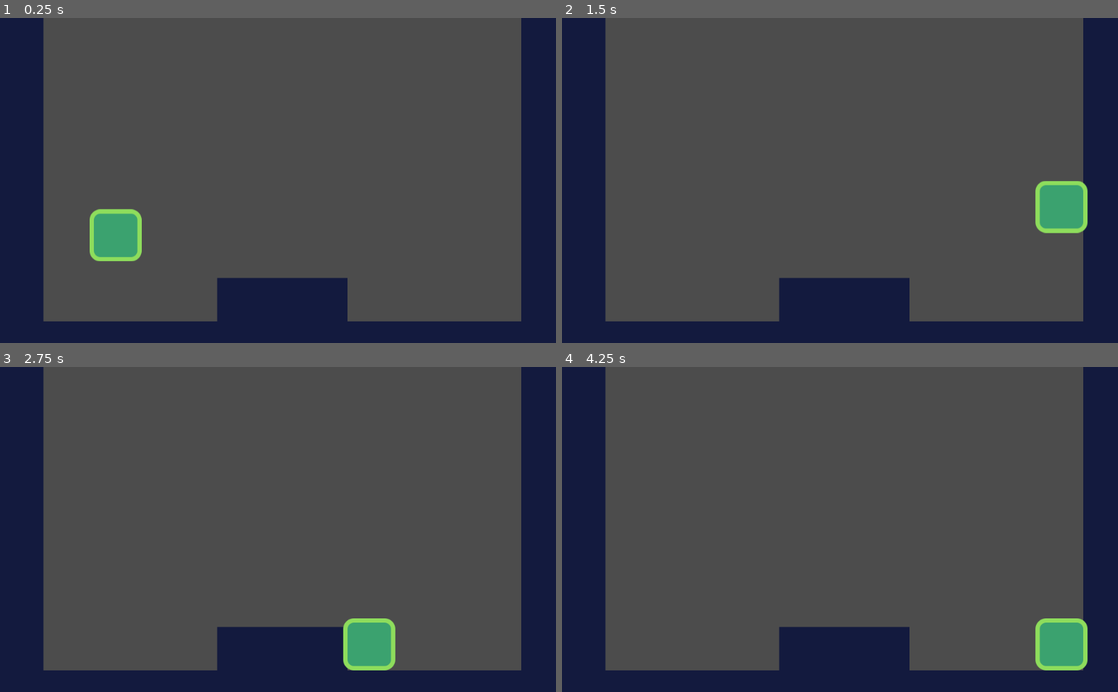
Above: before the commit, frames 1-4 (two rows, left to right).
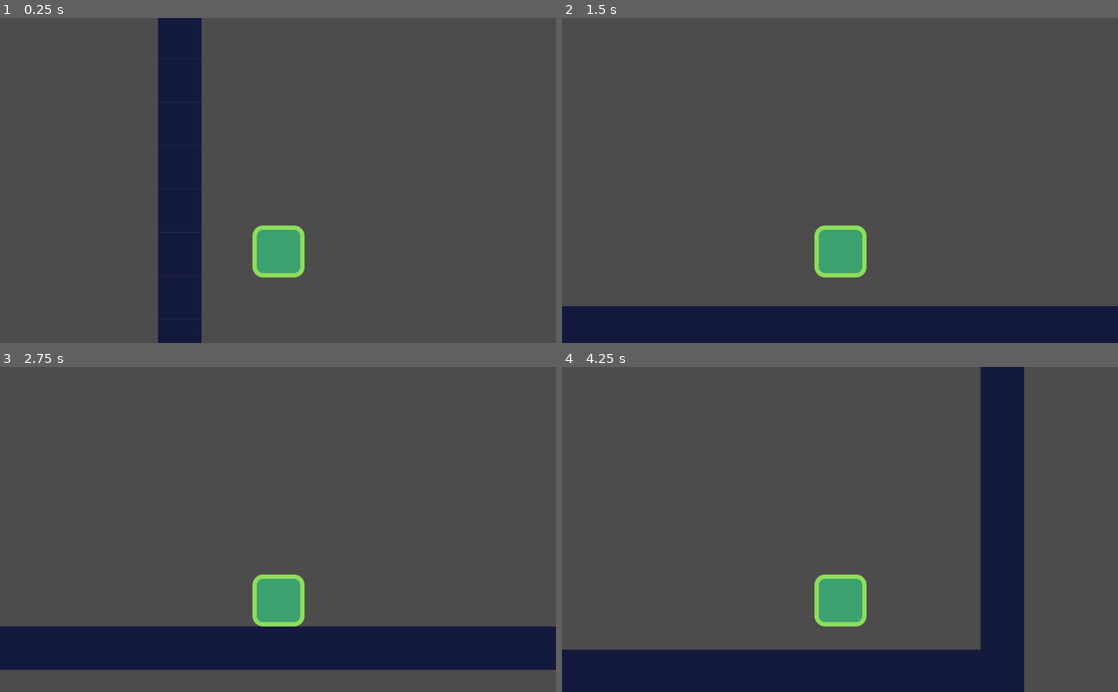
Above: after the commit, the same moments.

Repository: liester/godot-2d-platformer-tutorial
Game: Godot game, scene res://src/Levels/LevelTemplate.tscn
Two runs of this game, one before a commit and one after it. Both use one fixed random seed, a clock stepped at 60 frames per second and the inputs below.
Inputs:
- Up to frame 1 (0.25 s): no input
- Up to frame 2 (1.5 s): hold D (move_right) from 0.53 s (still down); tap W (jump) at 0.6, 0.77, 1.07, 1.35 s
- Up to frame 3 (2.75 s): tap W (jump) at 1.52, 1.82, 2.1 s; release D (move_right) at 2.03 s; hold A (move_left) from 2.03 s (still down)
- Up to frame 4 (4.25 s): tap Enter at 2.75 s; release A (move_left) at 2.78 s; hold D (move_right) from 2.78 s (still down); tap W (jump) at 2.85, 3.02, 3.32, 3.6, 3.77, 4.07 s

The runs differ from the first frame. In frame 1, 33% of the frame differs, in the area x 0-100%, y 0-100%; in frame 2, 20%; in frame 3, 28%; in frame 4, 28%.

Commit message:
Have the kill enemy and "bounce off" enemy completed
Comments on the video really helped when I was stuck

Diff:
--- a/platformer/src/Actors/Actor.gd
+++ b/platformer/src/Actors/Actor.gd
@@ -6,4 +6,4 @@
 export var speed: = Vector2(300.0, 1000.0)
 export var gravity: = 4000.0
 
-var velocity: = Vector2.ZERO
+var _velocity: = Vector2.ZERO
--- /dev/null
+++ b/platformer/src/Actors/Enemy.gd
@@ -0,0 +1,18 @@
+extends "res://src/Actors/Actor.gd"
+
+
+func _ready():
+	_velocity.x = -speed.x
+	set_physics_process(false)
+
+func _on_StompDetector_body_entered(body: PhysicsBody2D):
+	if body.global_position.y > get_node("StompDetector").global_position.y:
+		return
+	get_node("CollisionShape2D").disabled = true;
+	queue_free()
+
+func _physics_process(delta):
+	_velocity.y += gravity * delta
+	if is_on_wall():
+		_velocity.x *= -1.0
+	_velocity.y = move_and_slide(_velocity, FLOOR_NORMAL).y
--- /dev/null
+++ b/platformer/src/Actors/Enemy.tscn
@@ -0,0 +1,40 @@
+[gd_scene load_steps=5 format=2]
+
+[ext_resource path="res://assets/enemy.png" type="Texture" id=1]
+[ext_resource path="res://src/Actors/Enemy.gd" type="Script" id=2]
+
+[sub_resource type="RectangleShape2D" id=1]
+extents = Vector2( 45, 31.5 )
+
+[sub_resource type="RectangleShape2D" id=2]
+extents = Vector2( 57, 12.5 )
+
+[node name="Enemy" type="KinematicBody2D"]
+collision_layer = 2
+collision_mask = 9
+script = ExtResource( 2 )
+
+[node name="enemy" type="Sprite" parent="."]
+position = Vector2( 0, -48 )
+texture = ExtResource( 1 )
+
+[node name="CollisionShape2D" type="CollisionShape2D" parent="."]
+position = Vector2( 0, -33.5 )
+shape = SubResource( 1 )
+
+[node name="VisibilityEnabler2D" type="VisibilityEnabler2D" parent="."]
+position = Vector2( 0, -48 )
+scale = Vector2( 5.65, 4.7 )
+process_parent = true
+physics_process_parent = true
+
+[node name="StompDetector" type="Area2D" parent="."]
+modulate = Color( 0, 0.0823529, 0.964706, 1 )
+position = Vector2( 0, -66 )
+collision_layer = 2
+
+[node name="CollisionShape2D" type="CollisionShape2D" parent="StompDetector"]
+position = Vector2( 0, -11.5 )
+shape = SubResource( 2 )
+
+[connection signal="body_entered" from="StompDetector" to="." method="_on_StompDetector_body_entered"]
--- a/platformer/src/Actors/Player.gd
+++ b/platformer/src/Actors/Player.gd
@@ -1,11 +1,16 @@
 extends Actor
 
-var direction: = Vector2.ZERO
+export var stomp_impulse: = 1000.0
+
+func _on_EnemyDetector_area_entered(area: Area2D) -> void:
+	_velocity = calculate_stomp_velocity(_velocity, stomp_impulse)
+
 
 func _physics_process(delta: float) -> void:
-	direction = get_direction()
-	velocity = calculate_move_velocity(velocity, direction, speed)
-	velocity = move_and_slide(velocity, FLOOR_NORMAL)
+	var is_jump_interrupted: = Input.is_action_just_released("jump") and _velocity.y < 0.0
+	var direction = get_direction()
+	_velocity = calculate_move_velocity(_velocity, direction, speed, is_jump_interrupted)
+	_velocity = move_and_slide(_velocity, FLOOR_NORMAL)
 
 func get_direction() -> Vector2:
 	return Vector2(
@@ -16,11 +21,19 @@
 func calculate_move_velocity(
 		linear_velocity: Vector2,
 		direction: Vector2,
-		speed: Vector2
+		speed: Vector2,
+		is_jump_interrupted: bool
 	) -> Vector2:
-	var new_velocity: = linear_velocity
-	new_velocity.x = speed.x * direction.x
-	new_velocity.y += gravity * get_physics_process_delta_time()
+	var out: = linear_velocity
+	out.x = speed.x * direction.x
+	out.y += gravity * get_physics_process_delta_time()
 	if(direction.y == -1.0):
-		new_velocity.y = speed.y * direction.y
-	return new_velocity
+		out.y = speed.y * direction.y
+	if is_jump_interrupted:
+		out.y = 0.0
+	return out
+
+func calculate_stomp_velocity(linear_velocity: Vector2, impulse: float) -> Vector2:
+	var out: = linear_velocity
+	out.y = -impulse
+	return out
--- a/platformer/src/Actors/Player.tscn
+++ b/platformer/src/Actors/Player.tscn
@@ -1,10 +1,13 @@
-[gd_scene load_steps=4 format=2]
+[gd_scene load_steps=5 format=2]
 
 [ext_resource path="res://assets/player.png" type="Texture" id=1]
 [ext_resource path="res://src/Actors/Player.gd" type="Script" id=2]
 
 [sub_resource type="RectangleShape2D" id=1]
 extents = Vector2( 40, 44 )
+
+[sub_resource type="RectangleShape2D" id=2]
+extents = Vector2( 48, 48 )
 
 [node name="Player" type="KinematicBody2D"]
 collision_mask = 8
@@ -18,3 +21,19 @@
 [node name="CollisionShape2D" type="CollisionShape2D" parent="."]
 position = Vector2( 0, -44 )
 shape = SubResource( 1 )
+
+[node name="Camera2D" type="Camera2D" parent="."]
+position = Vector2( -1, -179 )
+current = true
+
+[node name="EnemyDetector" type="Area2D" parent="."]
+collision_layer = 0
+collision_mask = 2
+monitorable = false
+
+[node name="CollisionShape2D" type="CollisionShape2D" parent="EnemyDetector"]
+modulate = Color( 0.12549, 0.203922, 0.835294, 1 )
+position = Vector2( 0, -45 )
+shape = SubResource( 2 )
+
+[connection signal="area_entered" from="EnemyDetector" to="." method="_on_EnemyDetector_area_entered"]
--- a/platformer/src/Levels/LevelTemplate.tscn
+++ b/platformer/src/Levels/LevelTemplate.tscn
@@ -1,7 +1,8 @@
-[gd_scene load_steps=5 format=2]
+[gd_scene load_steps=6 format=2]
 
 [ext_resource path="res://src/Actors/Player.tscn" type="PackedScene" id=1]
 [ext_resource path="res://assets/tileset.png" type="Texture" id=2]
+[ext_resource path="res://src/Actors/Enemy.tscn" type="PackedScene" id=3]
 
 [sub_resource type="ConvexPolygonShape2D" id=1]
 points = PoolVector2Array( 0, 0, 80, 0, 80, 80, 0, 80 )
@@ -37,7 +38,10 @@
 collision_layer = 8
 collision_mask = 0
 format = 1
-tile_data = PoolIntArray( 0, 0, 0, 12, 0, 0, 65536, 0, 0, 65548, 0, 0, 131072, 0, 0, 131084, 0, 0, 196608, 0, 0, 196620, 0, 0, 262144, 0, 0, 262156, 0, 0, 327680, 0, 0, 327692, 0, 0, 393216, 0, 0, 393221, 0, 0, 393222, 0, 0, 393223, 0, 0, 393228, 0, 0, 458752, 0, 0, 458753, 0, 0, 458754, 0, 0, 458755, 0, 0, 458756, 0, 0, 458757, 0, 0, 458758, 0, 0, 458759, 0, 0, 458760, 0, 0, 458761, 0, 0, 458762, 0, 0, 458763, 0, 0, 458764, 0, 0 )
+tile_data = PoolIntArray( 0, 0, 0, 28, 0, 0, 65536, 0, 0, 65564, 0, 0, 131072, 0, 0, 131100, 0, 0, 196608, 0, 0, 196636, 0, 0, 262144, 0, 0, 262172, 0, 0, 327680, 0, 0, 327708, 0, 0, 393216, 0, 0, 393244, 0, 0, 458752, 0, 0, 458780, 0, 0, 524288, 0, 0, 524316, 0, 0, 589824, 0, 0, 589852, 0, 0, 655360, 0, 0, 655361, 0, 0, 655362, 0, 0, 655363, 0, 0, 655364, 0, 0, 655365, 0, 0, 655366, 0, 0, 655367, 0, 0, 655368, 0, 0, 655369, 0, 0, 655370, 0, 0, 655371, 0, 0, 655372, 0, 0, 655373, 0, 0, 655374, 0, 0, 655375, 0, 0, 655376, 0, 0, 655377, 0, 0, 655378, 0, 0, 655379, 0, 0, 655380, 0, 0, 655381, 0, 0, 655382, 0, 0, 655383, 0, 0, 655384, 0, 0, 655385, 0, 0, 655386, 0, 0, 655387, 0, 0, 655388, 0, 0 )
 
 [node name="Player" parent="." instance=ExtResource( 1 )]
-position = Vector2( 213, 316 )
+position = Vector2( 222, 430 )
+
+[node name="Enemy" parent="." instance=ExtResource( 3 )]
+position = Vector2( 673, 781 )
